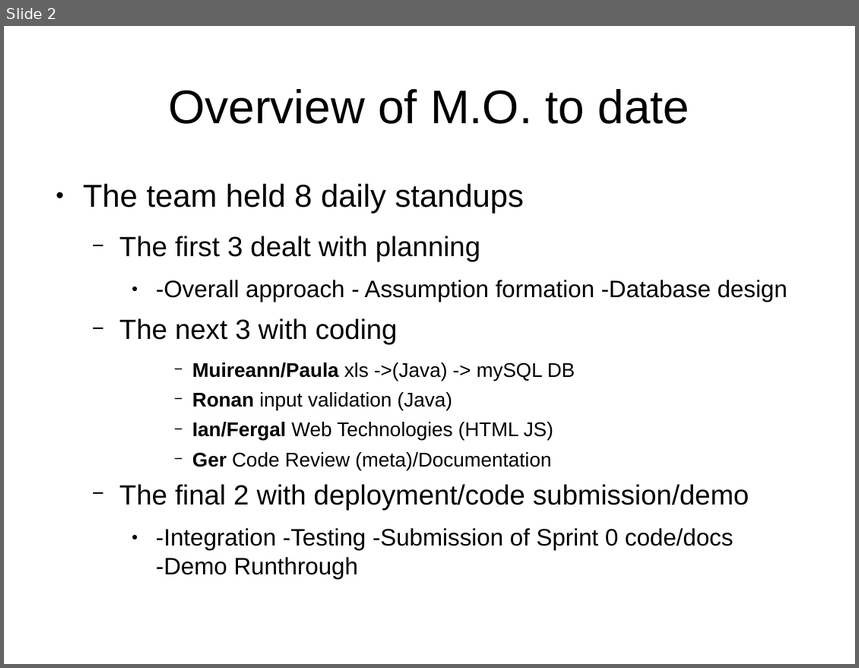
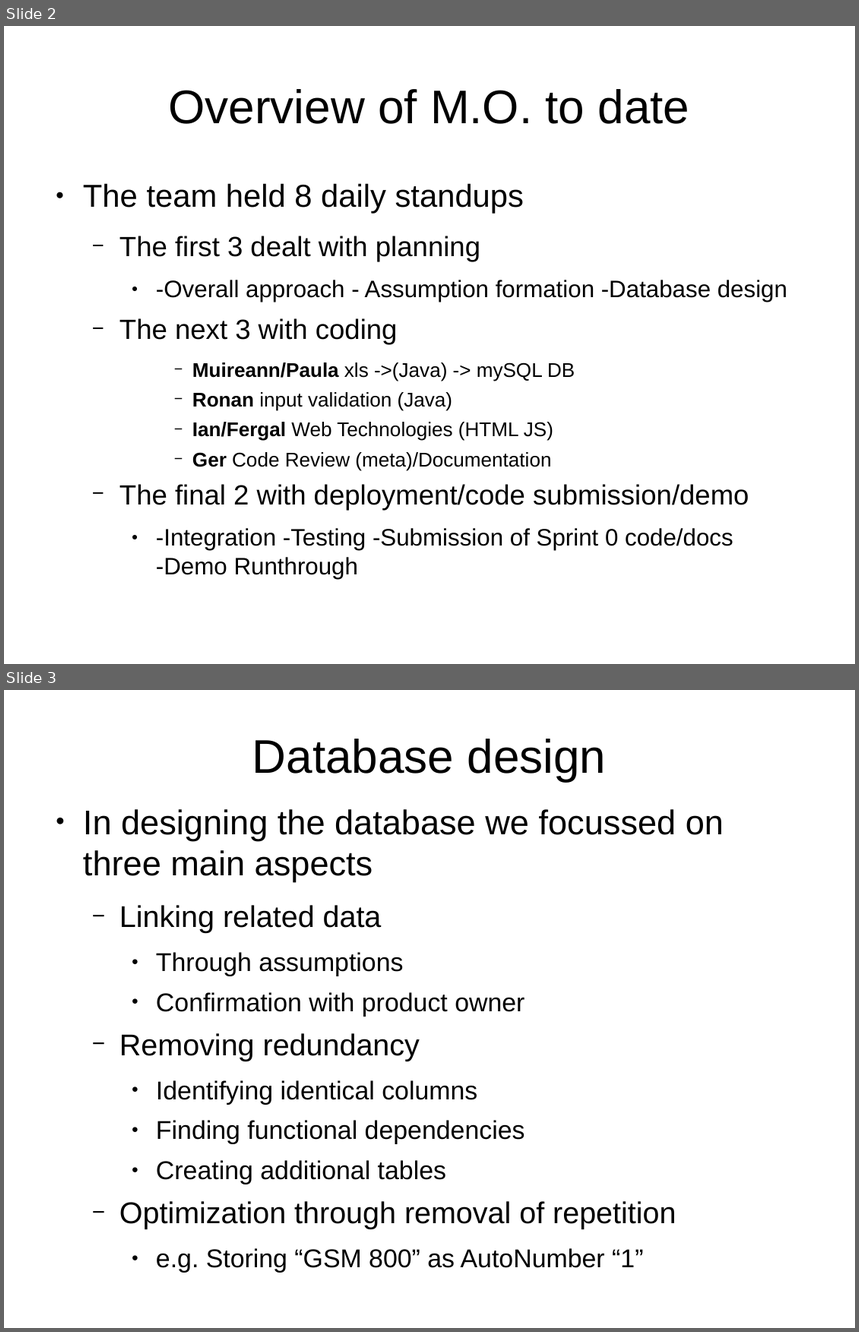
Before and after one commit to rednanor/GroupProject, a slide deck: Group5presentation.odp. Shown one above the other, each under a label of ours: slide 2 before the commit, slides 2 and 3 after it. The pictures are 859x668 and 859x1332 pixels, drawn with LibreOffice and Linux fonts; fonts in the diff are those of the drawing. Boxes give left, top, right and bottom in pixels: in the first picture for what was removed or moved away, otherwise in the second. Text is boxed around its words. In the diff, an @@ line names an element or a change of style, - is before the commit and + after.

Commit message:
3-slide presentation

```diff
--- a/Group5presentation.odp
+++ b/Group5presentation.odp
@@ slide 3 added at [4, 690, 855, 1328], background #FFFFFF @@
@@ title added at [253, 739, 607, 781], 44 pt, text #000000 @@
+Database design
@@ text added at [83, 809, 724, 1273], 24 pt, text #000000 @@
+● In designing the database we focussed on three main aspects
+  − Linking related data
+    ● Through assumptions
+    ● Confirmation with product owner
+  − Removing redundancy
+    ● Identifying identical columns
+    ● Finding functional dependencies
+    ● Creating additional tables
+  − Optimization through removal of repetition
+    ● e.g. Storing “GSM 800” as AutoNumber “1”
```
